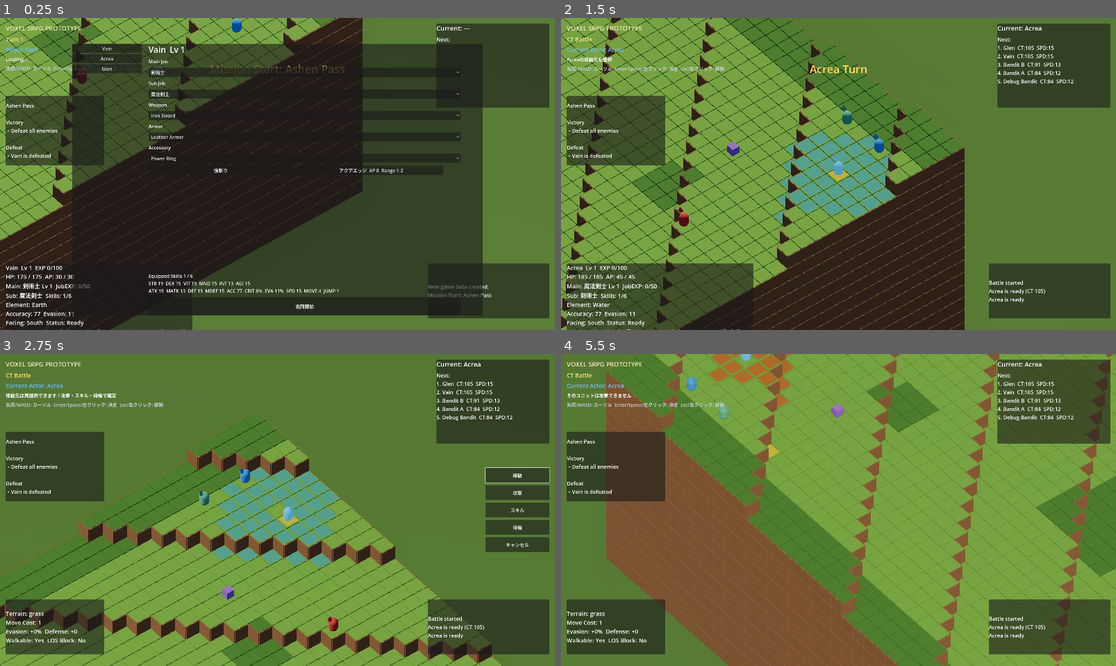
Above: before the commit, frames 1-4 (two rows, left to right).
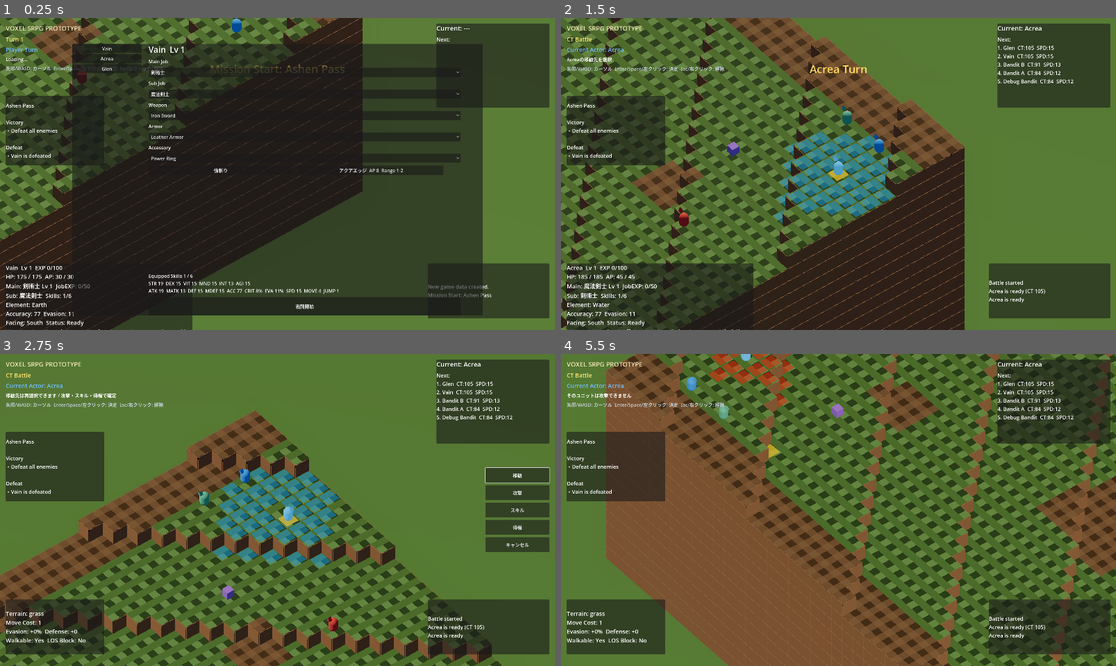
Above: after the commit, the same moments.

Repository: nomtan/srpg-test2
Game: Godot game, scene res://Main.tscn
Two runs of this game, one before a commit and one after it. Both use one fixed random seed, a clock stepped at 60 frames per second and the inputs below.
Inputs (mouse positions are in pixels of both pictures, inside the frame that each line leads up to):
- Up to frame 1 (0.25 s): no input
- Up to frame 2 (1.5 s): click (866, 305) at 0.5 s, where only the run before the commit has a clickable "戦闘開始"; click (1077, 139) at 1.25 s, where only the run before the commit has a clickable "移動"
- Up to frame 3 (2.75 s): tap Enter (ui_accept) at 2, 2.27 s; move the mouse to (399, 494) at 2.02 s; hold Right (ui_right) from 2.03 s (still down); tap Q at 2.1 s; click (399, 494) at 2.17 s
- Up to frame 4 (5.5 s): release Right (ui_right) at 2.75 s; click (1077, 491) at 2.75 s, where only the run before the commit has a clickable "攻撃"; tap Enter (ui_accept) at 3.5, 4.25, 5 s; drag from (727, 525) to (810, 572) at 3.52 s; move the mouse to (894, 441) at 4.27 s; hold Right (ui_right) 4.28-5 s; tap Q at 4.35 s; drag from (810, 572) to (672, 463) at 5.02 s

The runs differ from the first frame. In frame 1, 11% of the frame differs, in the area x 0-61%, y 0-72%; in frame 2, 39%; in frame 3, 33%; in frame 4, 54%, in the area x 8-100%, y 0-100%.
Error in both runs: Trying to assign an array of type "Array" to a variable of type "Array[Vector2i]". (res://scripts/main.gd:190)

Commit message:
[mod] phase16-step2

Diff:
--- a/Main.tscn
+++ b/Main.tscn
@@ -53,7 +53,7 @@
 [ext_resource type="Script" path="res://scripts/equipment/equipment_database.gd" id="51_equipment_db"]
 [ext_resource type="Script" path="res://scripts/equipment/equipment_system.gd" id="52_equipment_system"]
 [ext_resource type="Script" path="res://scripts/equipment/weapon_power_calculator.gd" id="53_weapon_power"]
-[ext_resource type="Resource" path="res://assets/map/themes/phase16_theme.tres" id="54_map_theme"]
+[ext_resource type="Resource" path="res://assets/terrain/theme_default.tres" id="54_map_theme"]
 
 [sub_resource type="Environment" id="Environment_atmo"]
 background_mode = 1
--- /dev/null
+++ b/assets/terrain/theme_default.tres
@@ -0,0 +1,16 @@
+[gd_resource type="Resource" script_class="MapVisualTheme" load_steps=7 format=3]
+
+[ext_resource type="Script" path="res://scripts/map/map_visual_theme.gd" id="1_script"]
+[ext_resource type="PackedScene" path="res://assets/terrain/terrain_grass_top_01.glb" id="2_grass"]
+[ext_resource type="PackedScene" path="res://assets/terrain/terrain_dirt_top_01.glb" id="3_dirt"]
+[ext_resource type="PackedScene" path="res://assets/terrain/terrain_stone_top_01.glb" id="4_stone"]
+[ext_resource type="PackedScene" path="res://assets/terrain/terrain_water_plane_01.glb" id="5_water"]
+[ext_resource type="PackedScene" path="res://assets/terrain/terrain_lava_plane_01.glb" id="6_lava"]
+
+[resource]
+script = ExtResource("1_script")
+grass_top = ExtResource("2_grass")
+dirt_top = ExtResource("3_dirt")
+stone_top = ExtResource("4_stone")
+water_plane = ExtResource("5_water")
+lava_plane = ExtResource("6_lava")
--- a/scripts/map/map_visual_theme.gd
+++ b/scripts/map/map_visual_theme.gd
@@ -8,6 +8,7 @@
 @export var stone_road_top: PackedScene
 @export var water_plane: PackedScene
 @export var water_top: PackedScene
+@export var lava_plane: PackedScene
 @export var bridge_floor: PackedScene
 @export var bridge_top: PackedScene
 @export var stair_block: PackedScene
@@ -27,6 +28,7 @@
 	match terrain:
 		"stone", "stone_road", "rock", "wall": return stone_top if stone_top else stone_road_top
 		"water": return water_plane if water_plane else water_top
+		"lava": return lava_plane if lava_plane else water_plane
 		"bridge": return bridge_floor if bridge_floor else bridge_top
 		"stair": return stair_block if stair_block else stair_top
 		"dirt", "forest": return dirt_top
--- a/scripts/map/phase16_asset_preview.gd
+++ b/scripts/map/phase16_asset_preview.gd
@@ -1,6 +1,6 @@
 extends Node3D
 
-@export var visual_theme: MapVisualTheme = preload("res://assets/map/themes/phase16_theme.tres")
+@export var visual_theme: MapVisualTheme = preload("res://assets/terrain/theme_default.tres")
 
 
 func _ready() -> void:
--- /dev/null
+++ b/tools/asset_gen/palette.json
@@ -0,0 +1,11 @@
+{
+  "grass": ["#3c5c2e", "#476b35", "#2f4a24", "#547a3d", "#284020", "#5c8449"],
+  "dirt": ["#5a4530", "#4d3a28", "#664e37", "#40301f", "#71583e"],
+  "stone": ["#5a5a5f", "#4c4c50", "#6b6b70", "#3f3f43", "#77777c"],
+  "water": ["#1f3f4d", "#254a5c", "#1a3540", "#2d5568", "#173038"],
+  "lava": ["#3a1410", "#5c2015", "#7a2e12", "#961f0d", "#4a1a0d"],
+  "accent": {
+    "lava_core": "#ffb238",
+    "stone_crack": "#232326"
+  }
+}
Binary file added: assets/terrain/terrain_dirt_top_01.glb
Not shown, added: assets/terrain/terrain_dirt_top_01.glb.import
Binary file added: assets/terrain/terrain_dirt_top_01_terrain_dirt_top_01.png
Not shown, added: assets/terrain/terrain_dirt_top_01_terrain_dirt_top_01.png.import
Binary file added: assets/terrain/terrain_grass_top_01.glb
Not shown, added: assets/terrain/terrain_grass_top_01.glb.import
Binary file added: assets/terrain/terrain_grass_top_01_terrain_grass_top_01.png
Not shown, added: assets/terrain/terrain_grass_top_01_terrain_grass_top_01.png.import
Binary file added: assets/terrain/terrain_lava_plane_01.glb
Not shown, added: assets/terrain/terrain_lava_plane_01.glb.import
Binary file added: assets/terrain/terrain_lava_plane_01_terrain_lava_top_01.png
Not shown, added: assets/terrain/terrain_lava_plane_01_terrain_lava_top_01.png.import
(and 21 more such lines)
